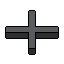
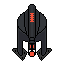
Comparing the layer stacks of the two 64 x 64 images. Changes:
renamed "laser" to "emitter", painted on it over [5, 4, 59, 57]
added layer "base" over [12, 10, 52, 61]
